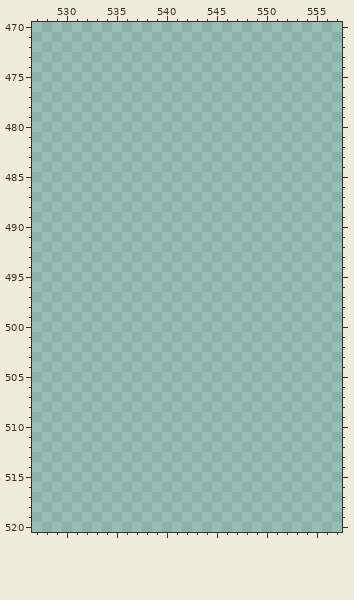
Pixel-art file -- files/content/cheat_disks/art.aseprite. Above: the version before the commit.
1466x688 pixels, 1 frame. Colours within 5 levels of each other are drawn and written as one. Shown: x 527..557, y 470..520. The commit also changed other parts of the picture, which this record leaves out.
Visible layers, top first: "bounds", "refs", "Cabinet Man/Layer 1", "Structure/materials", "Structure/background".
Palette (. is transparent): 
New version:
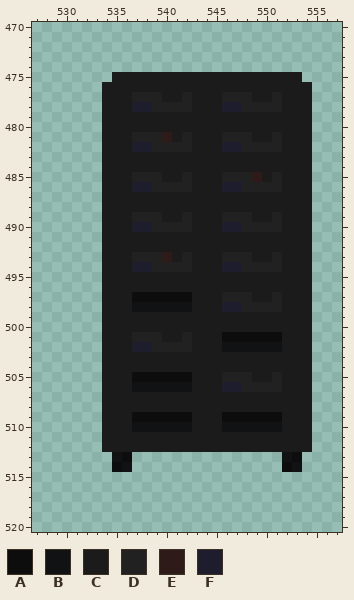
Colours new in this view: A #0d0d0d  B #111214  C #1b1b1b  D #212121  E #2f1a1a  F #1d1d2e
The author wrote: created cabinet.xml and cabinetthey.png
Change:
Changed rows in their new state; - is an unchanged pixel.
Layer "Cabinet Man/Layer 1":
first column x 534:
475 -CCCCCCCCCCCCCCCCCCC-
476 CCCCCCCCCCCCCCCCCCCCC
477 CCCDDDCCDCCCDDDCCDCCC
478 CCCFFDDDDCCCFFDDDDCCC
479 CCCCCCCCCCCCCCCCCCCCC
480 CCCCCCCCCCCCCCCCCCCCC
481 CCCDDDECDCCCDDDCCDCCC
482 CCCFFDDDDCCCFFDDDDCCC
483 CCCCCCCCCCCCCCCCCCCCC
484 CCCCCCCCCCCCCCCCCCCCC
485 CCCDDDCCDCCCDDDECDCCC
486 CCCFFDDDDCCCFFDDDDCCC
487 CCCCCCCCCCCCCCCCCCCCC
488 CCCCCCCCCCCCCCCCCCCCC
489 CCCDDDCCDCCCDDDCCDCCC
490 CCCFFDDDDCCCFFDDDDCCC
491 CCCCCCCCCCCCCCCCCCCCC
492 CCCCCCCCCCCCCCCCCCCCC
493 CCCDDDECDCCCDDDCCDCCC
494 CCCFFDDDDCCCFFDDDDCCC
495 CCCCCCCCCCCCCCCCCCCCC
496 CCCCCCCCCCCCCCCCCCCCC
497 CCCAAAAAACCCDDDCCDCCC
498 CCCBBBBBBCCCFFDDDDCCC
499 CCCCCCCCCCCCCCCCCCCCC
500 CCCCCCCCCCCCCCCCCCCCC
501 CCCDDDCCDCCCAAAAAACCC
502 CCCFFDDDDCCCBBBBBBCCC
503 CCCCCCCCCCCCCCCCCCCCC
504 CCCCCCCCCCCCCCCCCCCCC
505 CCCAAAAAACCCDDDCCDCCC
506 CCCBBBBBBCCCFFDDDDCCC
507 CCCCCCCCCCCCCCCCCCCCC
508 CCCCCCCCCCCCCCCCCCCCC
509 CCCAAAAAACCCAAAAAACCC
510 CCCBBBBBBCCCBBBBBBCCC
511 CCCCCCCCCCCCCCCCCCCCC
512 CCCCCCCCCCCCCCCCCCCCC
513 -BA---------------BA-
514 -AB---------------AB-
